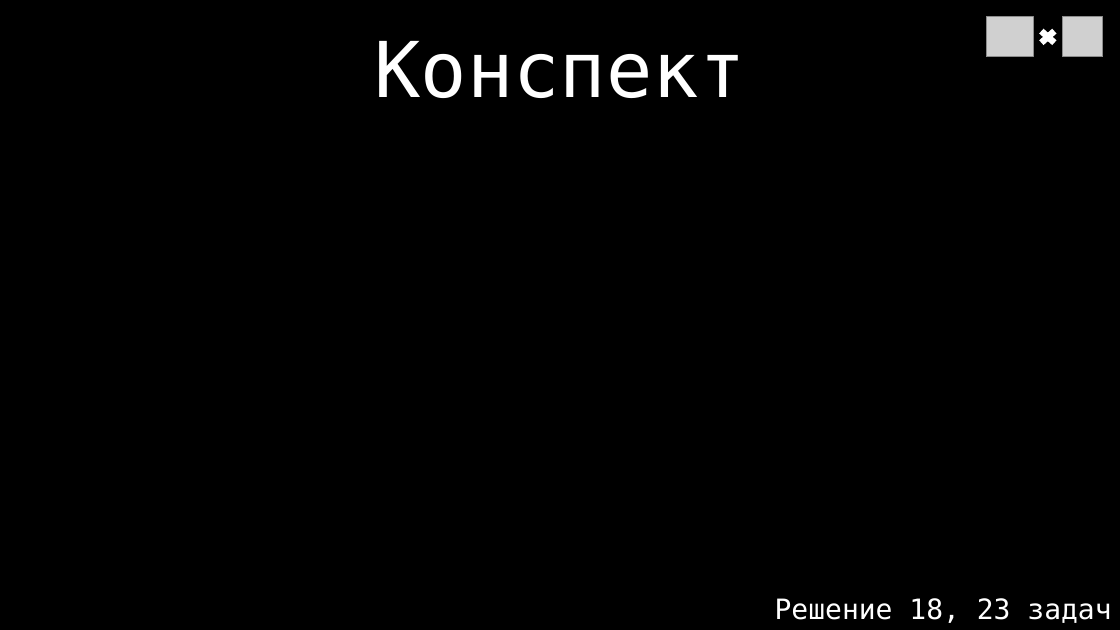
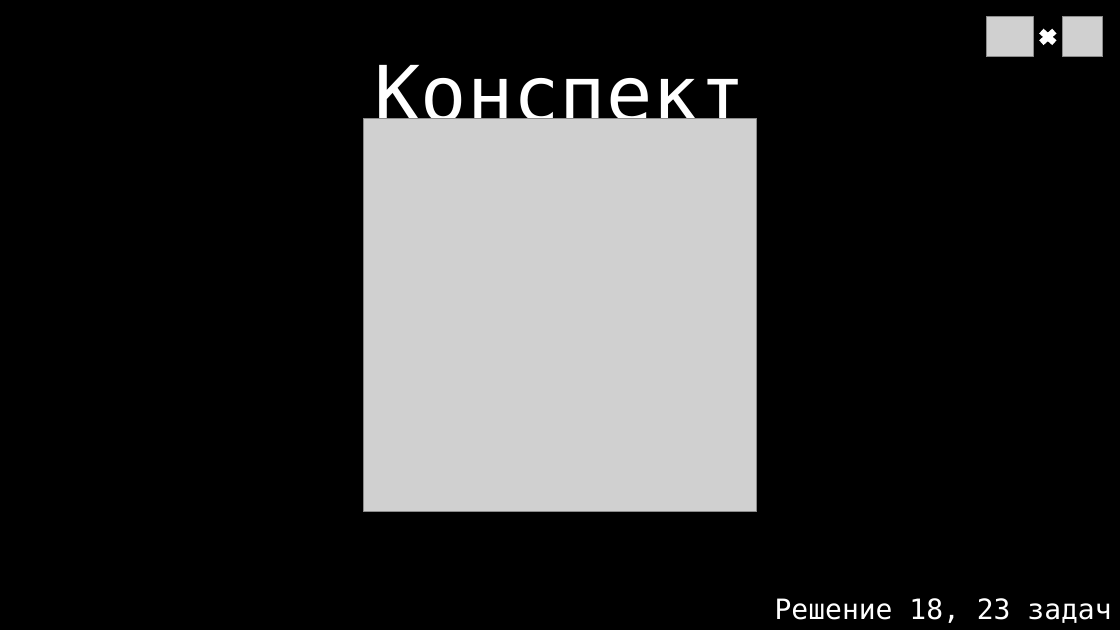
Before and after one commit to glebocrew/TI_1, a slide deck: slide 2 of Presentation.pptx. Drawn at 1120x630 pixels with LibreOffice and Linux fonts; fonts in the diff are those of the drawing; grey boxes stand for pictures. Boxes give left, top, right and bottom in pixels: in the first picture for what was removed or moved away, otherwise in the second. Text is boxed around its words. In the diff, an @@ line names an element or a change of style, - is before the commit and + after.

```diff
--- a/Presentation.pptx
+++ b/Presentation.pptx
@@ text "Конспект" rewrapped from (x1=375, y1=41, x2=746, y2=98) to (x1=375, y1=65, x2=746, y2=138) @@
@@ picture added at (x1=364, y1=118, x2=757, y2=512) @@
```
Also in this commit, not shown: 1 other slide changed, 8 slides added, 1 other file.
